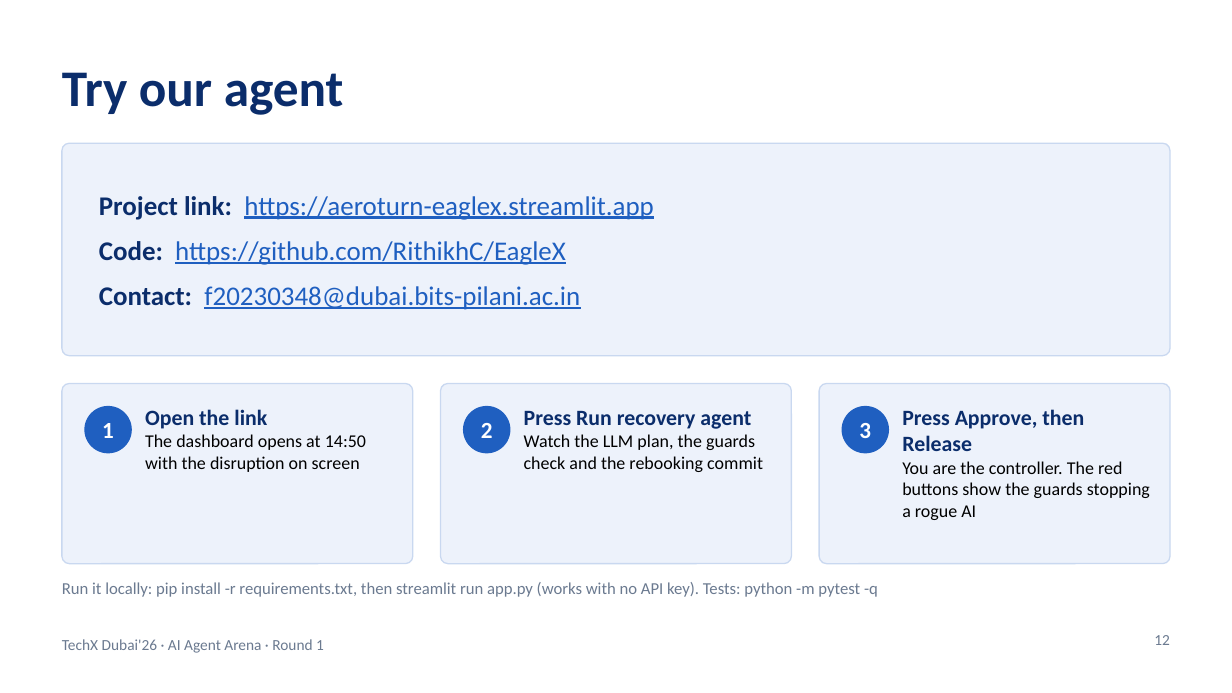
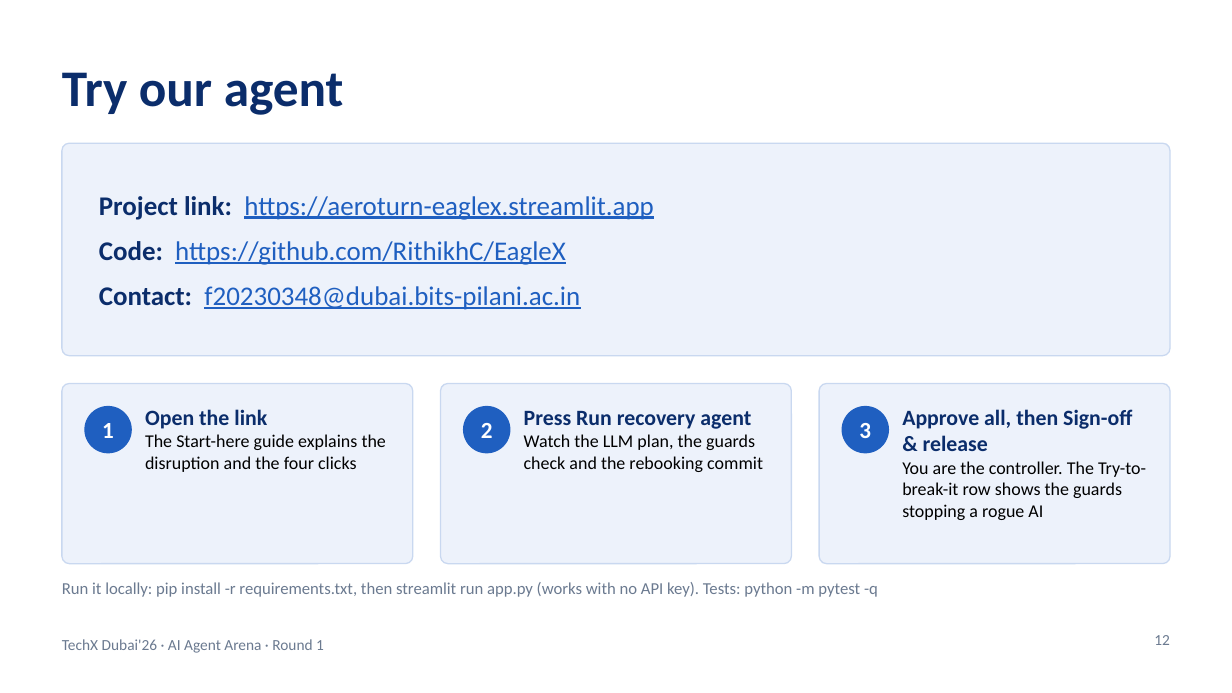
Before and after one commit to RithikhC/EagleX, a slide deck: slide 12 of docs/EagleX_Round1_Submission.pptx. Drawn at 1232x693 pixels with LibreOffice and Linux fonts; fonts in the diff are those of the drawing. Boxes give left, top, right and bottom in pixels: in the first picture for what was removed or moved away, otherwise in the second. Text is boxed around its words. In the diff, an @@ line names an element or a change of style, - is before the commit and + after.

```diff
--- a/docs/EagleX_Round1_Submission.pptx
+++ b/docs/EagleX_Round1_Submission.pptx
@@ text at [902, 409, 1146, 520]: text changed @@
-Press Approve, then Release
-You are the controller. The red buttons show the guards stopping a rogue AI
+Approve all, then Sign-off & release
+You are the controller. The Try-to-break-it row shows the guards stopping a rogue AI
@@ text at [145, 434, 386, 472]: text changed @@
-The dashboard opens at 14:50 with the disruption on screen
+The Start-here guide explains the disruption and the four clicks
```
Also in this commit, not shown: 3 other slides changed, 42 other files.
